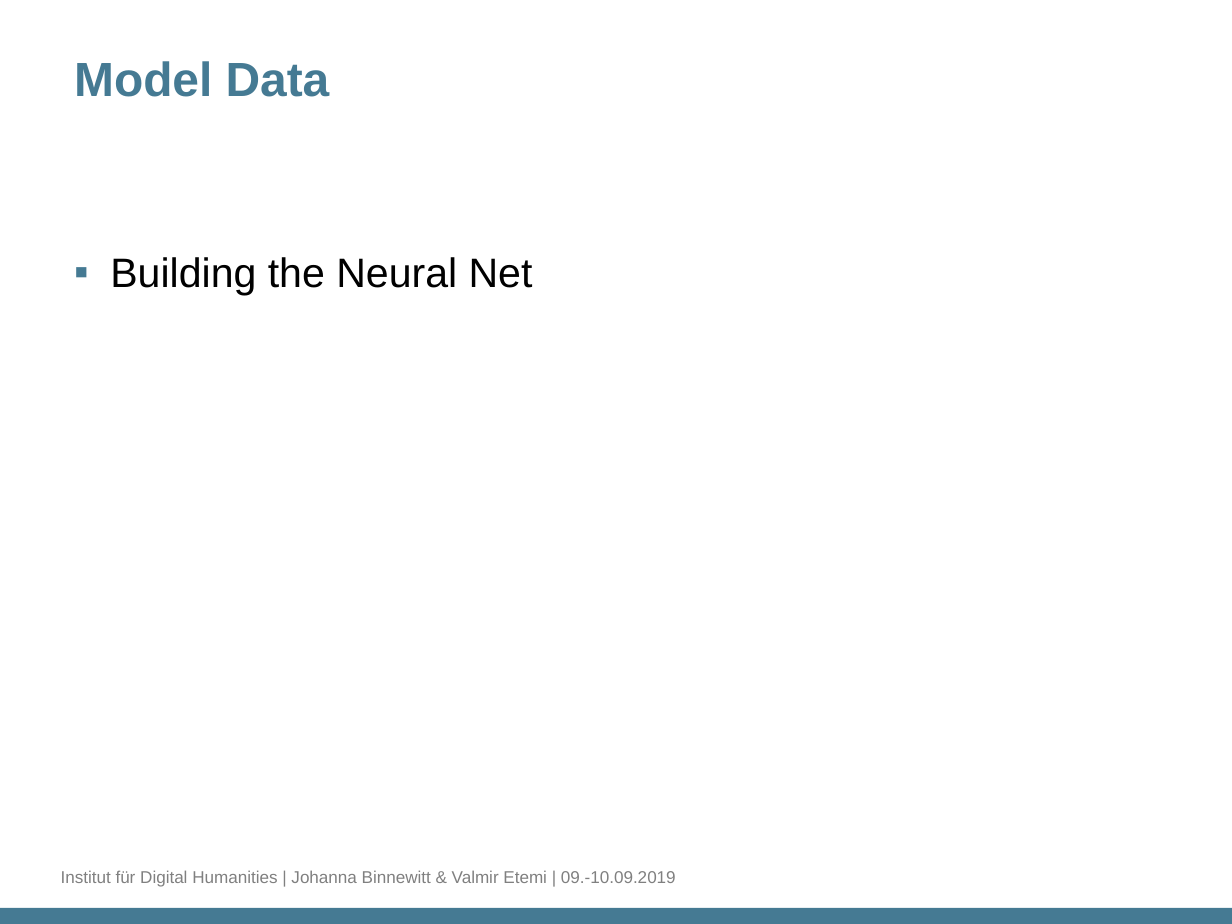
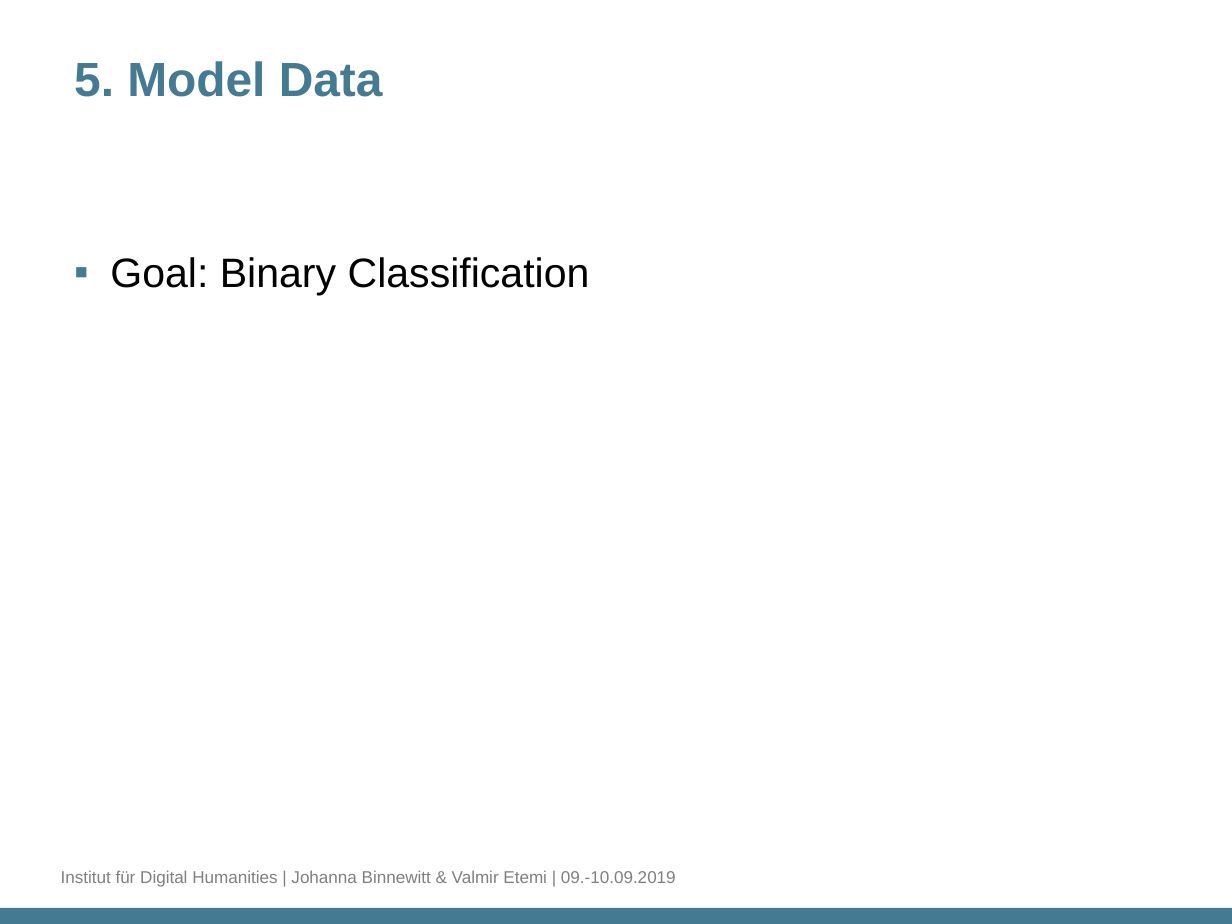
Before and after one commit to DH-Cologne/SummerSchool2019, a slide deck: slide 8 of docs/HandsOn-Text_Classification.pptx (slide 6 before the commit). Drawn at 1232x924 pixels with LibreOffice and Linux fonts; fonts in the diff are those of the drawing; background and template pictures are left out. Boxes give left, top, right and bottom in pixels: in the first picture for what was removed or moved away, otherwise in the second. Text is boxed around its words. In the diff, an @@ line names an element or a change of style, - is before the commit and + after.

Commit message:
Model Serialization

```diff
--- a/docs/HandsOn-Text_Classification.pptx
+++ b/docs/HandsOn-Text_Classification.pptx
@@ title at (74, 61, 383, 97): text changed @@
-Model Data
+5. Model Data
@@ text at (110, 257, 590, 295): text changed @@
-▪ Building the Neural Net
+▪ Goal: Binary Classification
```
Also in this commit, not shown: 5 other slides changed, 2 slides added, 13 other files.
